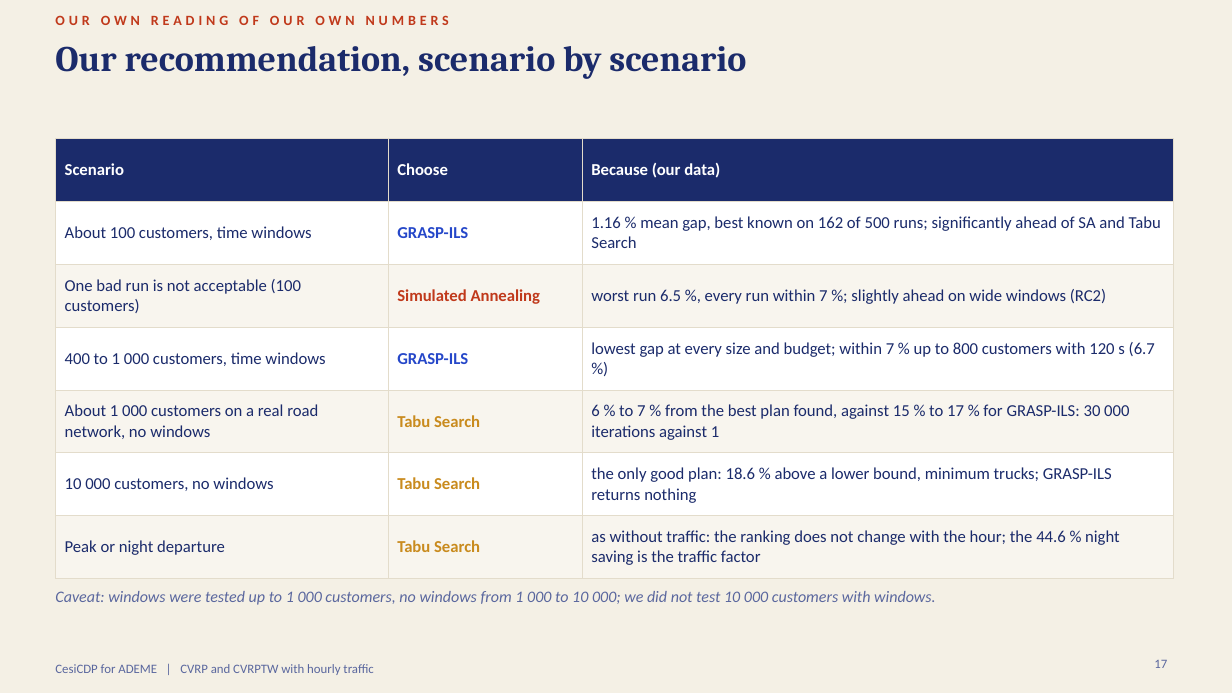
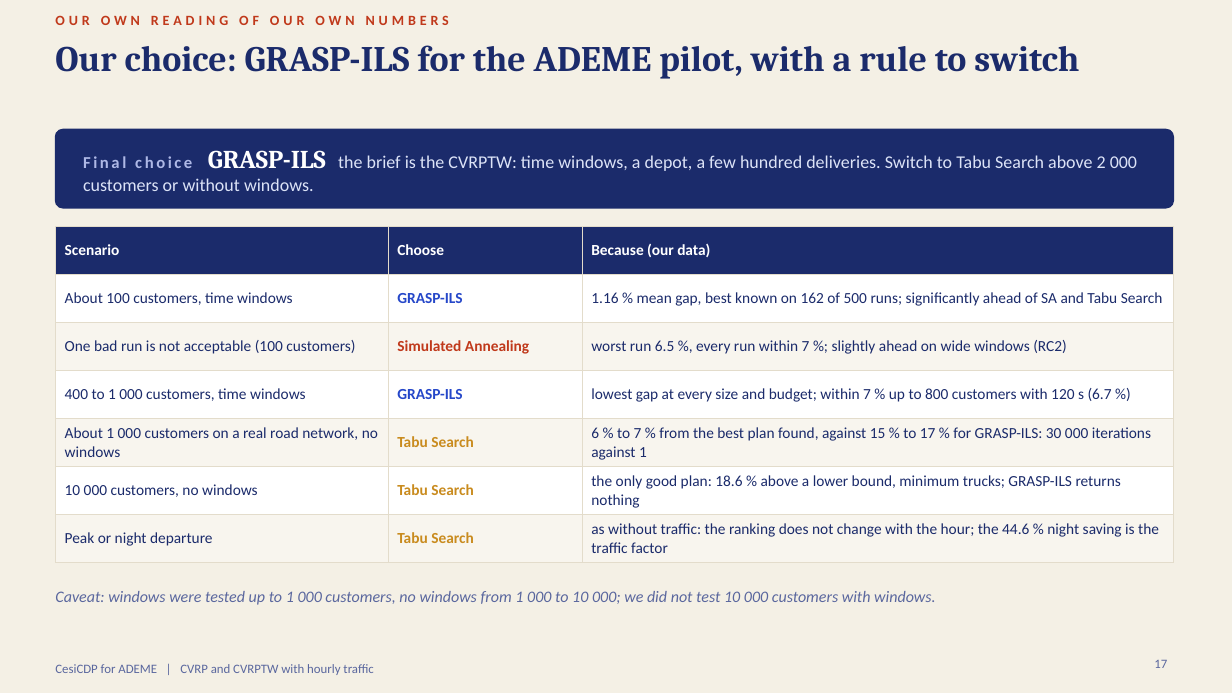
Before and after one commit to zzaved/cesi-cvrp-metaheuristics, a slide deck: slide 17 of presentation/cvrp_final_presentation.pptx. Drawn at 1232x693 pixels with LibreOffice and Linux fonts; fonts in the diff are those of the drawing. Boxes give left, top, right and bottom in pixels: in the first picture for what was removed or moved away, otherwise in the second. Text is boxed around its words. In the diff, an @@ line names an element or a change of style, - is before the commit and + after.

Commit message:
feat(presentation): final choice and switching rule on the recommendation and closing slides

```diff
--- a/presentation/cvrp_final_presentation.pptx
+++ b/presentation/cvrp_final_presentation.pptx
@@ title at (55, 45, 1079, 79): text changed @@
-Our recommendation, scenario by scenario
+Our choice: GRASP-ILS for the ADEME pilot, with a rule to switch
@@ rounded rectangle added at (55, 129, 1174, 208), fill #1B2B6B, outline #1B2B6B 1 pt @@
@@ text added at (83, 150, 1137, 191), 14 pt, text #DCE3F7 @@
+Final choice GRASP-ILS the brief is the CVRPTW: time windows, a depot, a few hundred deliveries. Switch to Tabu Search above 2 000 customers or without windows.
@@ table at (55, 226, 1174, 557) @@
@@ size 13 to 12 pt @@
@@ table: place and size @@
-table at (55, 139, 1174, 569)
+table at (55, 226, 1174, 557)
```
Also in this commit, not shown: 1 other slide changed, 1 other file.
